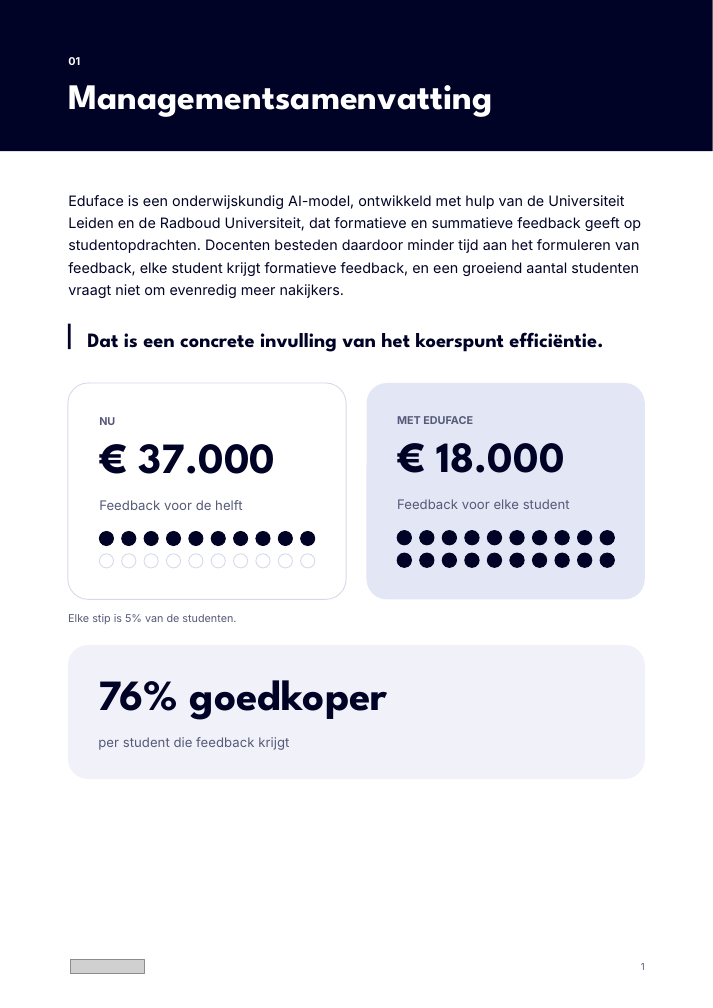
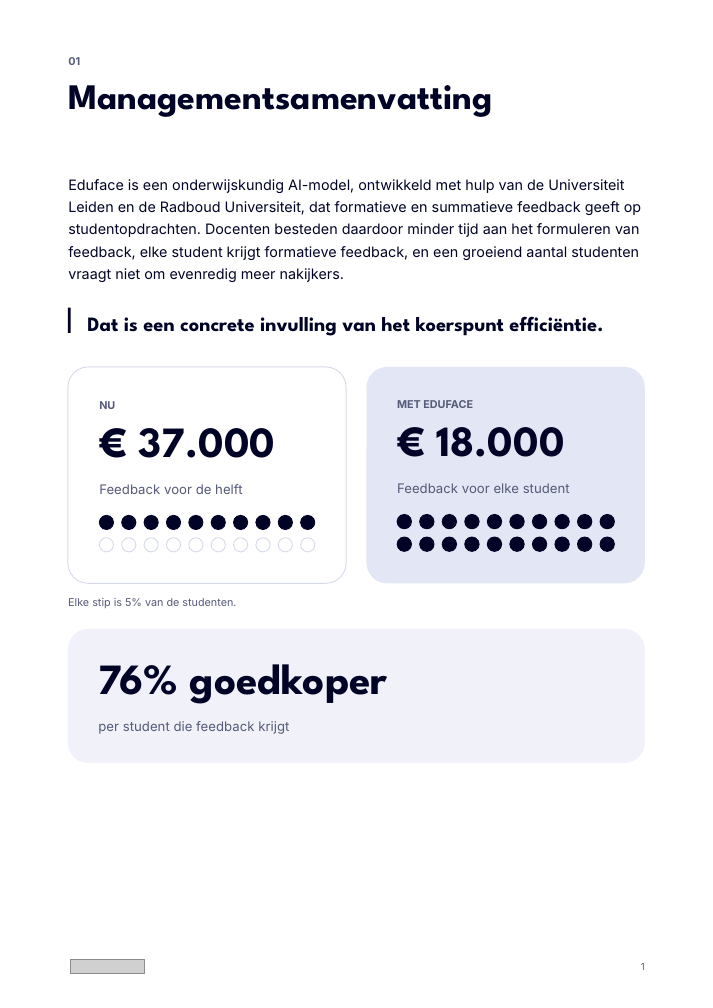
Before and after one commit to Dante-Eduface/Claude, a slide deck: slide 1 of Design/Concepts/document/eduface-document-bewerkbaar.pptx. Drawn at 713x1008 pixels with LibreOffice and Linux fonts; fonts in the diff are those of the drawing; grey boxes stand for pictures. Boxes give left, top, right and bottom in pixels: in the first picture for what was removed or moved away, otherwise in the second. Text is boxed around its words. In the diff, an @@ line names an element or a change of style, - is before the commit and + after.

```diff
--- a/Design/Concepts/document/eduface-document-bewerkbaar.pptx
+++ b/Design/Concepts/document/eduface-document-bewerkbaar.pptx
@@ rectangle removed at <box>0,0,713,152</box> @@
@@ text "01" at <box>68,57,80,65</box>: text colour #FFFFFF to #555A78 @@
@@ text "Managementsamenvatting" at <box>68,85,492,117</box>: text colour #FFFFFF to #000326 @@
@@ 10 ellipses: place and size @@
-10 ellipses at <box>397,531,615,546</box>
+10 ellipses at <box>397,537,615,552</box>
@@ 10 ellipses: place and size @@
-10 ellipses at <box>397,554,615,568</box>
+10 ellipses at <box>397,515,615,529</box>
@@ 20 ellipses, 11 texts, 3 rounded rectangles, 1 rectangle: place and size @@
-20 ellipses, 11 texts, 3 rounded rectangles, 1 rectangle at <box>68,195,645,780</box>
+20 ellipses, 11 texts, 3 rounded rectangles, 1 rectangle at <box>68,179,645,764</box>
```
Also in this commit, not shown: 2 other slides changed, 7 other files.
